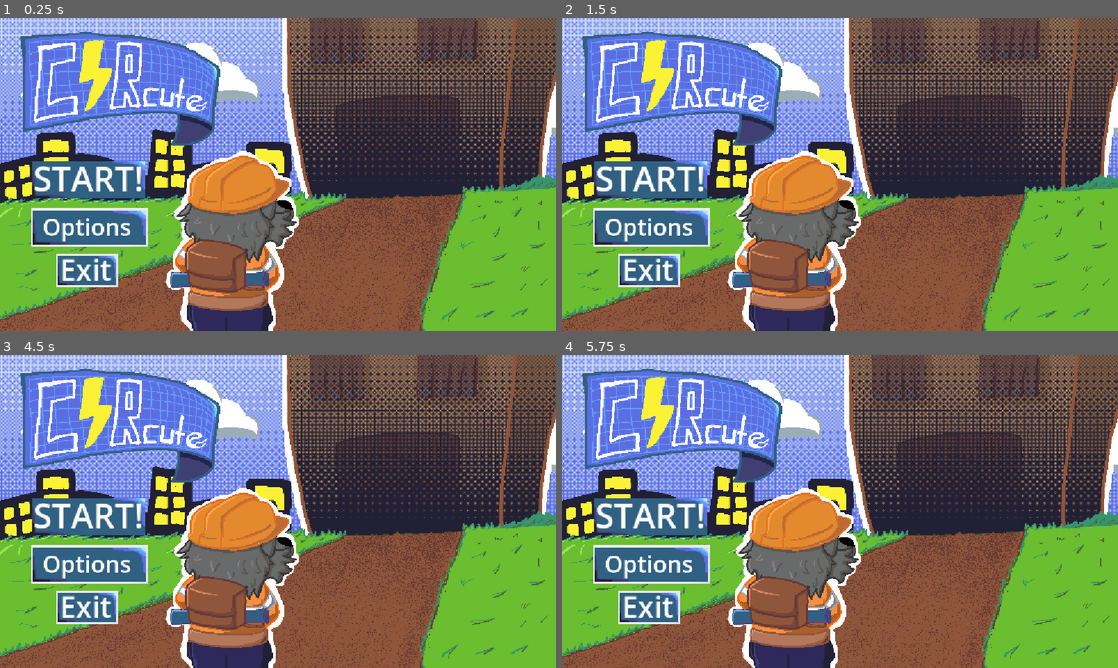
Above: before the commit, frames 1-4 (two rows, left to right).
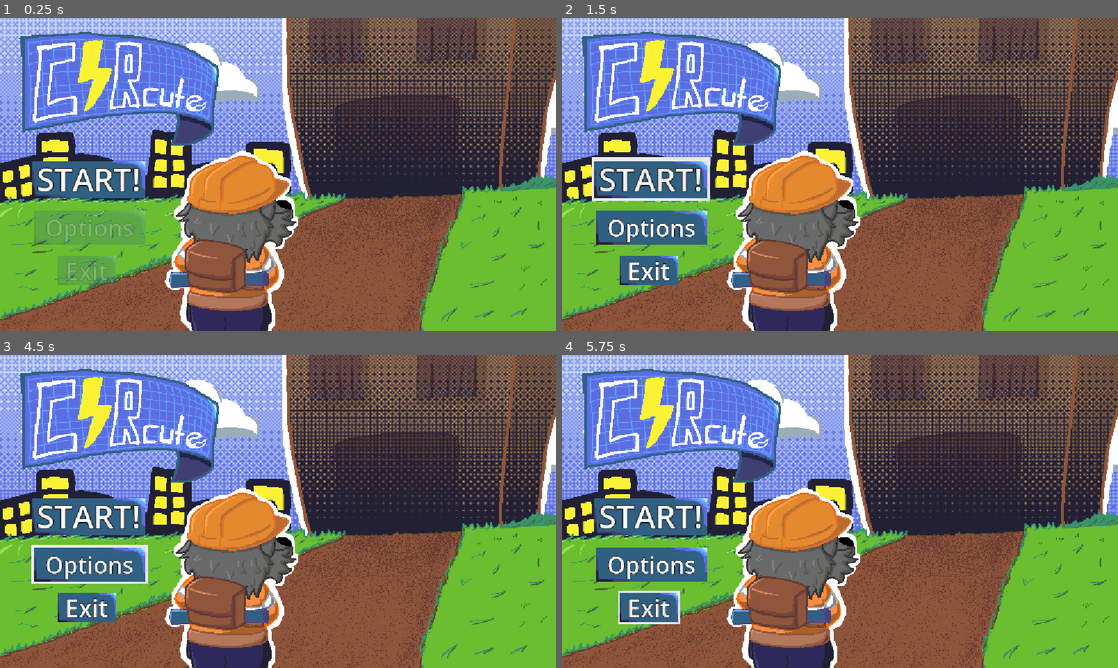
Above: after the commit, the same moments.

Repository: VK1ngg/circute-game-jam
Game: Godot game, scene res://scenes/Main Menu.tscn
The game is run twice, just before and just after one commit, with the same random seed, the same clock (stepped at 60 frames per second) and the same inputs. This scene is started directly instead of the project's main scene.
Inputs (mouse positions are in pixels of both pictures, inside the frame that each line leads up to):
- Up to frame 1 (0.25 s): no input
- Up to frame 2 (1.5 s): click (650, 227) at 0.5 s, where only the run after the commit has a clickable "Options"; click (650, 177) at 1.25 s, where only the run after the commit has a clickable "START!"
- Up to frame 3 (4.5 s): click (88, 514) at 2 s, where only the run after the commit has a clickable "START!"; click (88, 514) at 2.75 s, where only the run after the commit has a clickable "START!"; tap Enter at 3.5 s; move the mouse to (88, 517) at 3.52 s; tap Space at 4.25 s; move the mouse to (88, 564) at 4.27 s
- Up to frame 4 (5.75 s): tap Enter at 5 s; move the mouse to (650, 608) at 5.02 s

The runs differ from the first frame. In frame 1, 26% of the frame differs, in the area x 0-100%, y 0-100%; in frame 2, 25%; in frame 3, 24%; in frame 4, 24%.

Commit message:
Main Menu IV

Diff:
--- a/scenes/Main Menu.tscn
+++ b/scenes/Main Menu.tscn
@@ -5,28 +5,42 @@
 [ext_resource type="Texture2D" uid="uid://dd4cfomgpy0cw" path="res://assets/MAIN TITLE/white.png" id="2_ism2r"]
 [ext_resource type="Texture2D" uid="uid://c3vgw0qri68wa" path="res://assets/MAIN TITLE/play and settings button.png" id="2_qgd8p"]
 
-[sub_resource type="RectangleShape2D" id="RectangleShape2D_fl0r3"]
-size = Vector2(241, 88)
-
-[sub_resource type="StyleBoxEmpty" id="StyleBoxEmpty_fl0r3"]
-
-[sub_resource type="RectangleShape2D" id="RectangleShape2D_ral2h"]
-size = Vector2(302.50006, 98.75006)
+[sub_resource type="StyleBoxEmpty" id="StyleBoxEmpty_ism2r"]
+
+[sub_resource type="StyleBoxEmpty" id="StyleBoxEmpty_im4cs"]
+
+[sub_resource type="StyleBoxEmpty" id="StyleBoxEmpty_chhbp"]
+
+[sub_resource type="StyleBoxEmpty" id="StyleBoxEmpty_n0q5r"]
+
+[sub_resource type="StyleBoxEmpty" id="StyleBoxEmpty_skvia"]
 
 [sub_resource type="StyleBoxEmpty" id="StyleBoxEmpty_ral2h"]
 
-[sub_resource type="RectangleShape2D" id="RectangleShape2D_7131d"]
-size = Vector2(129, 68)
+[sub_resource type="StyleBoxEmpty" id="StyleBoxEmpty_7fusm"]
+
+[sub_resource type="StyleBoxEmpty" id="StyleBoxEmpty_b2lsp"]
+
+[sub_resource type="StyleBoxEmpty" id="StyleBoxEmpty_mtiyh"]
+
+[sub_resource type="StyleBoxEmpty" id="StyleBoxEmpty_ma6vl"]
 
 [sub_resource type="StyleBoxTexture" id="StyleBoxTexture_fl0r3"]
+
+[sub_resource type="StyleBoxEmpty" id="StyleBoxEmpty_es6bt"]
+
+[sub_resource type="StyleBoxEmpty" id="StyleBoxEmpty_l3c6x"]
+
+[sub_resource type="StyleBoxEmpty" id="StyleBoxEmpty_ld6kw"]
+
+[sub_resource type="StyleBoxEmpty" id="StyleBoxEmpty_1fbba"]
 
 [sub_resource type="Animation" id="Animation_ism2r"]
 resource_name = "Entering"
-loop_mode = 1
 tracks/0/type = "value"
 tracks/0/imported = false
 tracks/0/enabled = true
-tracks/0/path = NodePath("Start:modulate")
+tracks/0/path = NodePath("Options:modulate")
 tracks/0/interp = 1
 tracks/0/loop_wrap = true
 tracks/0/keys = {
@@ -38,7 +52,7 @@
 tracks/1/type = "value"
 tracks/1/imported = false
 tracks/1/enabled = true
-tracks/1/path = NodePath("Options:modulate")
+tracks/1/path = NodePath("Quit:modulate")
 tracks/1/interp = 1
 tracks/1/loop_wrap = true
 tracks/1/keys = {
@@ -47,25 +61,13 @@
 "update": 0,
 "values": [Color(1, 1, 1, 0), Color(1, 1, 1, 1)]
 }
-tracks/2/type = "value"
-tracks/2/imported = false
-tracks/2/enabled = true
-tracks/2/path = NodePath("Quit2:modulate")
-tracks/2/interp = 1
-tracks/2/loop_wrap = true
-tracks/2/keys = {
-"times": PackedFloat32Array(0, 1),
-"transitions": PackedFloat32Array(1, 0.5),
-"update": 0,
-"values": [Color(1, 1, 1, 0), Color(1, 1, 1, 1)]
-}
 
 [sub_resource type="Animation" id="Animation_estw7"]
 length = 0.001
 tracks/0/type = "value"
 tracks/0/imported = false
 tracks/0/enabled = true
-tracks/0/path = NodePath("Start:modulate")
+tracks/0/path = NodePath("Options:modulate")
 tracks/0/interp = 1
 tracks/0/loop_wrap = true
 tracks/0/keys = {
@@ -77,22 +79,10 @@
 tracks/1/type = "value"
 tracks/1/imported = false
 tracks/1/enabled = true
-tracks/1/path = NodePath("Options:modulate")
+tracks/1/path = NodePath("Quit:modulate")
 tracks/1/interp = 1
 tracks/1/loop_wrap = true
 tracks/1/keys = {
-"times": PackedFloat32Array(0),
-"transitions": PackedFloat32Array(1),
-"update": 0,
-"values": [Color(1, 1, 1, 1)]
-}
-tracks/2/type = "value"
-tracks/2/imported = false
-tracks/2/enabled = true
-tracks/2/path = NodePath("Quit2:modulate")
-tracks/2/interp = 1
-tracks/2/loop_wrap = true
-tracks/2/keys = {
 "times": PackedFloat32Array(0),
 "transitions": PackedFloat32Array(1),
 "update": 0,
@@ -118,101 +108,122 @@
 
 [node name="Arte" type="TextureRect" parent="." unique_id=1399080425]
 layout_mode = 1
-offset_left = 1.0
-offset_right = 1921.0
+offset_right = 1920.0
 offset_bottom = 1080.0
 scale = Vector2(0.6, 0.6)
 texture = ExtResource("1_1i3ks")
 
-[node name="Start" type="Area2D" parent="." unique_id=1277127019]
-
-[node name="CS" type="CollisionShape2D" parent="Start" unique_id=1611777470]
+[node name="Start" type="Control" parent="." unique_id=809626187]
+anchors_preset = 0
+offset_right = 40.0
+offset_bottom = 40.0
+
+[node name="Branco" type="Sprite2D" parent="Start" unique_id=765506108]
 visible = false
-position = Vector2(182.5, 334)
-shape = SubResource("RectangleShape2D_fl0r3")
-
-[node name="Branco" type="Sprite2D" parent="Start" unique_id=887489719]
-modulate = Color(0.9882353, 1, 0.99215686, 0)
-position = Vector2(183.50002, 334)
-scale = Vector2(12.684212, 4.6315784)
+position = Vector2(183.99998, 333.5)
+scale = Vector2(12.842106, 4.789475)
 texture = ExtResource("2_ism2r")
 
 [node name="Azul" type="Sprite2D" parent="Start" unique_id=1824773709]
 position = Vector2(183.5, 334.5)
-scale = Vector2(0.7952218, 0.75490195)
+scale = Vector2(0.79522187, 0.75490206)
 texture = ExtResource("2_qgd8p")
 
-[node name="StartText" type="Label" parent="Start" unique_id=1861563671]
-offset_left = 69.0
-offset_top = 284.0
-offset_right = 302.0
-offset_bottom = 381.0
+[node name="Button" type="Button" parent="Start" unique_id=1423846217]
+layout_mode = 0
+offset_left = 62.0
+offset_top = 288.0
+offset_right = 306.0
+offset_bottom = 379.0
 theme_override_colors/font_color = Color(1, 1, 1, 1)
-theme_override_font_sizes/font_size = 70
-theme_override_styles/normal = SubResource("StyleBoxEmpty_fl0r3")
+theme_override_constants/outline_size = 6
+theme_override_font_sizes/font_size = 66
+theme_override_styles/normal = SubResource("StyleBoxEmpty_ism2r")
+theme_override_styles/pressed = SubResource("StyleBoxEmpty_im4cs")
+theme_override_styles/hover = SubResource("StyleBoxEmpty_chhbp")
+theme_override_styles/disabled = SubResource("StyleBoxEmpty_n0q5r")
+theme_override_styles/focus = SubResource("StyleBoxEmpty_skvia")
+button_mask = 3
 text = "START!"
 
-[node name="Options" type="Area2D" parent="." unique_id=1147810365]
-position = Vector2(185, 430)
+[node name="Options" type="Control" parent="." unique_id=1300125808]
+anchors_preset = 0
+offset_left = 185.0
+offset_top = 430.0
+offset_right = 185.0
+offset_bottom = 430.0
 scale = Vector2(0.8, 0.8)
 
-[node name="CS" type="CollisionShape2D" parent="Options" unique_id=985462165]
+[node name="Branco" type="Sprite2D" parent="Options" unique_id=1750357947]
 visible = false
-position = Vector2(-1.5258789e-05, 5.625)
-scale = Vector2(0.9999995, 0.9999995)
-shape = SubResource("RectangleShape2D_ral2h")
-
-[node name="Branco" type="Sprite2D" parent="Options" unique_id=1750357947]
 position = Vector2(0.6249724, 5.000019)
 scale = Vector2(15.855264, 5.2631583)
 texture = ExtResource("2_ism2r")
 
 [node name="Azul" type="Sprite2D" parent="Options" unique_id=643484355]
-position = Vector2(0.125, 5.6250086)
-scale = Vector2(0.99914676, 0.8455884)
+position = Vector2(0.624996, 5.6250086)
+scale = Vector2(0.98549485, 0.8455884)
 texture = ExtResource("2_qgd8p")
 
-[node name="OptionsText" type="Label" parent="Options" unique_id=1942502028]
-offset_left = -121.25
-offset_top = -38.75
-offset_right = 128.75
-offset_bottom = 58.25
+[node name="Options" type="Button" parent="Options" unique_id=995614404]
+layout_mode = 0
+offset_left = -150.0
+offset_top = -45.0
+offset_right = 151.24997
+offset_bottom = 55.0
 theme_override_colors/font_color = Color(1, 1, 1, 1)
+theme_override_constants/outline_size = 5
 theme_override_font_sizes/font_size = 60
 theme_override_styles/normal = SubResource("StyleBoxEmpty_ral2h")
+theme_override_styles/pressed = SubResource("StyleBoxEmpty_7fusm")
+theme_override_styles/hover = SubResource("StyleBoxEmpty_b2lsp")
+theme_override_styles/disabled = SubResource("StyleBoxEmpty_mtiyh")
+theme_override_styles/focus = SubResource("StyleBoxEmpty_ma6vl")
 text = "Options"
 
-[node name="Quit2" type="Area2D" parent="." unique_id=448345500]
-position = Vector2(180, 523)
-
-[node name="CS" type="CollisionShape2D" parent="Quit2" unique_id=173707793]
+[node name="Quit" type="Control" parent="." unique_id=1221352971]
+anchors_preset = 0
+offset_left = 180.0
+offset_top = 523.0
+offset_right = 180.0
+offset_bottom = 523.0
+
+[node name="Branco" type="Sprite2D" parent="Quit" unique_id=1452412044]
 visible = false
-shape = SubResource("RectangleShape2D_7131d")
-
-[node name="Branco" type="Sprite2D" parent="Quit2" unique_id=1452412044]
 scale = Vector2(6.8157897, 3.5526302)
 texture = ExtResource("2_ism2r")
 
-[node name="Azul" type="Sprite2D" parent="Quit2" unique_id=577679679]
+[node name="Azul" type="Sprite2D" parent="Quit" unique_id=577679679]
 scale = Vector2(0.41296926, 0.58823514)
 texture = ExtResource("2_qgd8p")
 
-[node name="QuitText" type="Label" parent="Quit2" unique_id=75319642]
-offset_left = -56.0
-offset_top = -44.0
-offset_right = 94.0
-offset_bottom = 53.0
+[node name="Quit" type="Button" parent="Quit" unique_id=805169264]
+layout_mode = 0
+offset_left = -65.0
+offset_top = -34.0
+offset_right = 64.0
+offset_bottom = 35.0
 theme_override_colors/font_color = Color(1, 1, 1, 1)
-theme_override_font_sizes/font_size = 60
+theme_override_constants/outline_size = 5
+theme_override_font_sizes/font_size = 50
 theme_override_styles/normal = SubResource("StyleBoxTexture_fl0r3")
+theme_override_styles/pressed = SubResource("StyleBoxEmpty_es6bt")
+theme_override_styles/hover = SubResource("StyleBoxEmpty_l3c6x")
+theme_override_styles/disabled = SubResource("StyleBoxEmpty_ld6kw")
+theme_override_styles/focus = SubResource("StyleBoxEmpty_1fbba")
 text = "Exit"
 
 [node name="AnimationPlayer" type="AnimationPlayer" parent="." unique_id=1856713385]
 libraries/ = SubResource("AnimationLibrary_15uo5")
 
-[connection signal="mouse_entered" from="Start" to="." method="_on_start_mouse_entered"]
-[connection signal="mouse_exited" from="Start" to="." method="_on_start_mouse_exited"]
+[connection signal="mouse_entered" from="Start/Button" to="." method="_on_button_mouse_entered"]
+[connection signal="mouse_exited" from="Start/Button" to="." method="_on_button_mouse_exited"]
+[connection signal="pressed" from="Start/Button" to="." method="Start_pressed"]
 [connection signal="mouse_entered" from="Options" to="." method="_on_options_mouse_entered"]
 [connection signal="mouse_exited" from="Options" to="." method="_on_options_mouse_exited"]
-[connection signal="mouse_entered" from="Quit2" to="." method="_on_quit_2_mouse_entered"]
-[connection signal="mouse_exited" from="Quit2" to="." method="_on_quit_2_mouse_exited"]
+[connection signal="mouse_entered" from="Options/Options" to="." method="_on_options_text_mouse_entered"]
+[connection signal="mouse_exited" from="Options/Options" to="." method="_on_options_text_mouse_exited"]
+[connection signal="pressed" from="Options/Options" to="." method="Options_Pressed"]
+[connection signal="mouse_entered" from="Quit/Quit" to="." method="_on_quit_text_mouse_entered"]
+[connection signal="mouse_exited" from="Quit/Quit" to="." method="_on_quit_text_mouse_exited"]
+[connection signal="pressed" from="Quit/Quit" to="." method="Quit_Pressed"]
--- a/scripts/main_menu.gd
+++ b/scripts/main_menu.gd
@@ -1,35 +1,35 @@
 extends Control
 
+@onready var BrancoStart = $Start/Branco
+@onready var BrancoOptions = $Options/Branco
+@onready var BrancoQuit = $Quit/Branco
 
-# Called when the node enters the scene tree for the first time.
 func _ready() -> void:
+	$AnimationPlayer.play("Entering")
+
+func _on_button_mouse_entered() -> void:
+	BrancoStart.visible = true
+
+func _on_button_mouse_exited() -> void:
+	BrancoStart.visible = false
+
+func _on_options_text_mouse_entered() -> void:
+	BrancoOptions.visible = true
+
+func _on_options_text_mouse_exited() -> void:
+	BrancoOptions.visible = false
+
+func _on_quit_text_mouse_entered() -> void:
+	BrancoQuit.visible = true
+
+func _on_quit_text_mouse_exited() -> void:
+	BrancoQuit.visible = false
+
+func Start_pressed() -> void:
 	pass # Replace with function body.
 
+func Options_Pressed() -> void:
+	pass # Replace with function body.
 
-# Called every frame. 'delta' is the elapsed time since the previous frame.
-func _process(delta: float) -> void:
-	pass
-
-
-func _on_start_mouse_entered() -> void:
-	$Start/Branco.visible = true
-
-
-func _on_start_mouse_exited() -> void:
-	$Start/Branco.visible = false
-
-
-func _on_options_mouse_entered() -> void:
-	$Options/Branco.visible = true
-
-
-func _on_options_mouse_exited() -> void:
-	$Options/Branco.visible = false
-
-
-func _on_quit_2_mouse_entered() -> void:
-	$Quit2/Branco.visible = true
-
-
-func _on_quit_2_mouse_exited() -> void:
-	$Quit2/Branco.visible = false
+func Quit_Pressed() -> void:
+	pass # Replace with function body.
